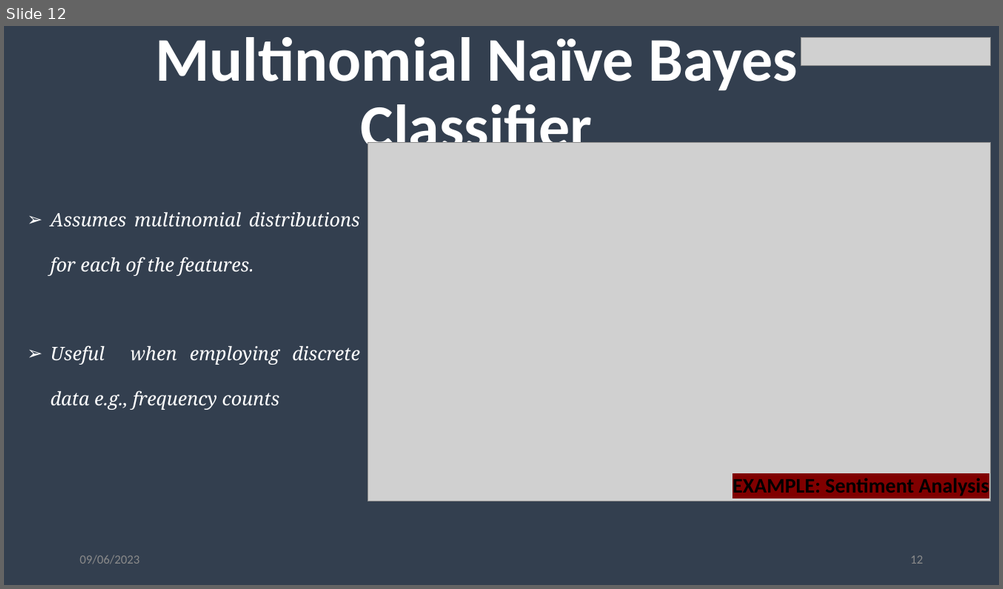
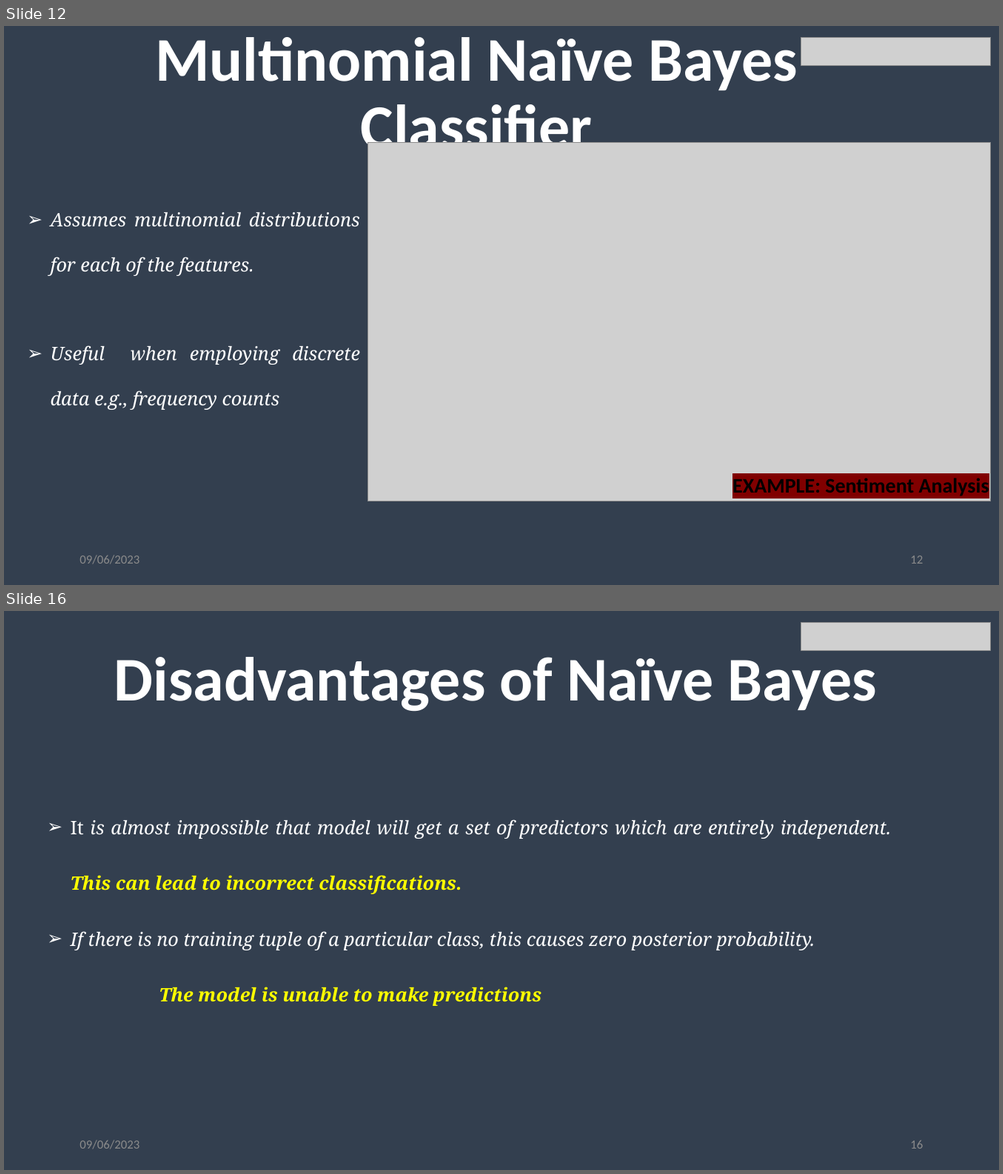
Before and after one commit to Stephaaniee/Machine-Learning, a slide deck: Submission Folder/NaiveBayes.pptx. Shown one above the other, each under a label of ours: slide 12 before the commit, slides 12 and 16 after it; the slides between them are not shown. The pictures are 1003x589 and 1003x1174 pixels, drawn with LibreOffice and Linux fonts; fonts in the diff are those of the drawing; grey boxes stand for pictures; background and template pictures are left out. Boxes give left, top, right and bottom in pixels: in the first picture for what was removed or moved away, otherwise in the second. Text is boxed around its words. In the diff, an @@ line names an element or a change of style, - is before the commit and + after.

```diff
--- a/Submission Folder/NaiveBayes.pptx
+++ b/Submission Folder/NaiveBayes.pptx
@@ slide 16 added at [4,611,999,1170], background picture (left out) @@
@@ picture added at [801,622,990,650] @@
@@ title added at [114,649,877,712], 60 pt, text #FFFFFF, bold @@
+Disadvantages of Naïve Bayes
@@ text added at [71,820,891,1006], 18 pt, text #FFFFFF, italic @@
+➢ It is almost impossible that model will get a set of predictors which are entirely independent. This can lead to incorrect classifications.
+➢ If there is no training tuple of a particular class, this causes zero posterior probability.
+  The model is unable to make predictions
@@ text added at [79,1140,139,1150], 12 pt, text #8C8C8C @@
+09/06/2023
@@ page number added at [910,1141,922,1149], 12 pt, text #8C8C8C @@
+16
```
Also in this commit, not shown: 8 slides changed, 4 other files.
